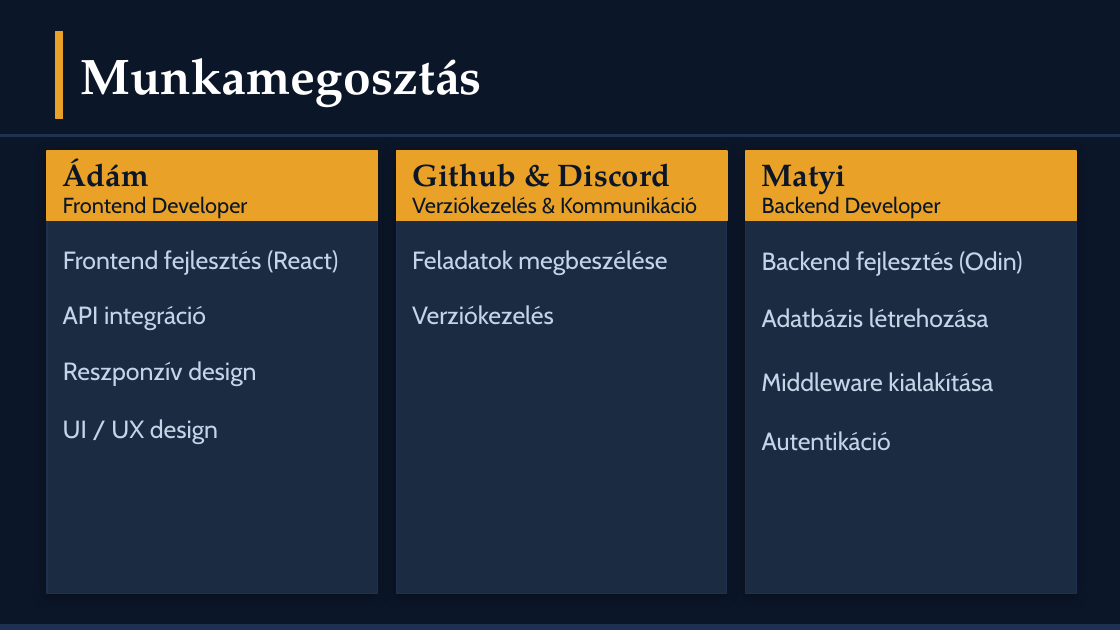
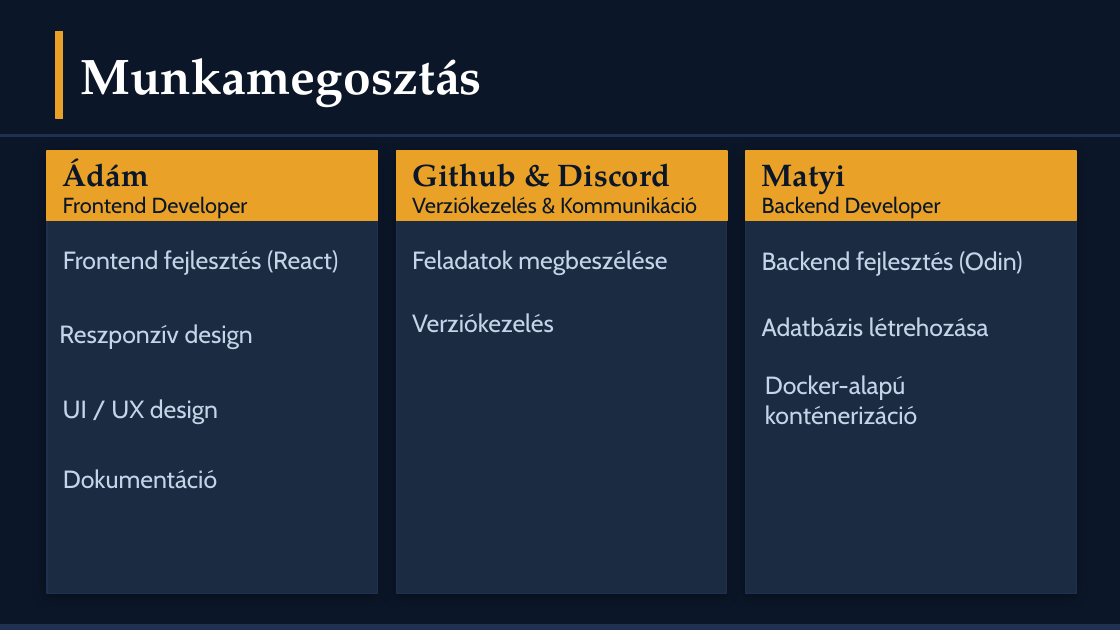
Before and after one commit to hihi-dotcom/CrossCountryBuilds_Webshop, a slide deck: slide 3 of doc/CrossCountryWebshop_Premium (1).pptx. Drawn at 1120x630 pixels with LibreOffice and Linux fonts; fonts in the diff are those of the drawing. Boxes give left, top, right and bottom in pixels: in the first picture for what was removed or moved away, otherwise in the second. Text is boxed around its words. In the diff, an @@ line names an element or a change of style, - is before the commit and + after.

```diff
--- a/doc/CrossCountryWebshop_Premium (1).pptx
+++ b/doc/CrossCountryWebshop_Premium (1).pptx
@@ text "Verziókezelés": place and size @@
-text "Verziókezelés" at <box>412,305,554,324</box>
+text "Verziókezelés" at <box>412,313,554,332</box>
@@ text "Adatbázis létrehozása": place and size @@
-text "Adatbázis létrehozása" at <box>762,308,989,328</box>
+text "Adatbázis létrehozása" at <box>762,317,989,337</box>
@@ text "Reszponzív design": place and size @@
-text "Reszponzív design" at <box>63,361,256,385</box>
+text "Reszponzív design" at <box>59,324,253,349</box>
@@ text removed at <box>63,306,206,329</box> @@
-API integráció
@@ text "UI / UX design": place and size @@
-text "UI / UX design" at <box>63,419,218,444</box>
+text "UI / UX design" at <box>63,399,218,424</box>
@@ text at <box>765,375,917,425</box>: text changed @@
-Middleware kialakítása
+Docker-alapú
+konténerizáció
@@ text removed at <box>762,431,891,451</box> @@
-Autentikáció
@@ text added at <box>63,469,217,489</box>, 16 pt, text #C5D5E8 @@
+Dokumentáció
```
Also in this commit, not shown: 1 other slide changed.
